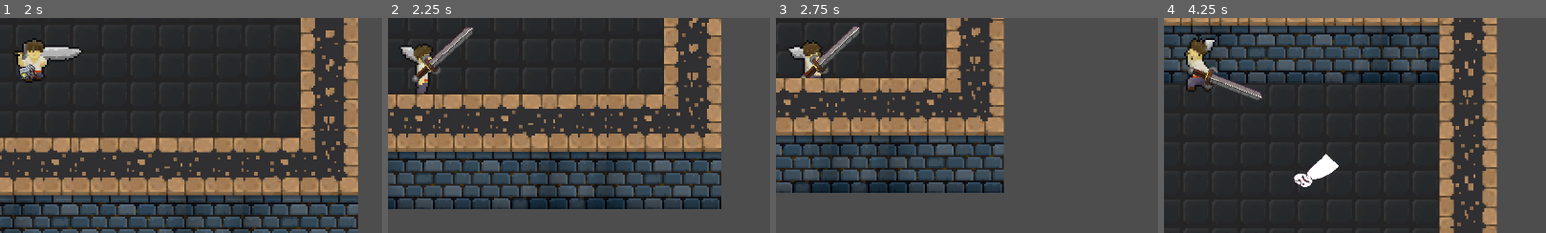
Above: before the commit, frames 1-4 (left to right).
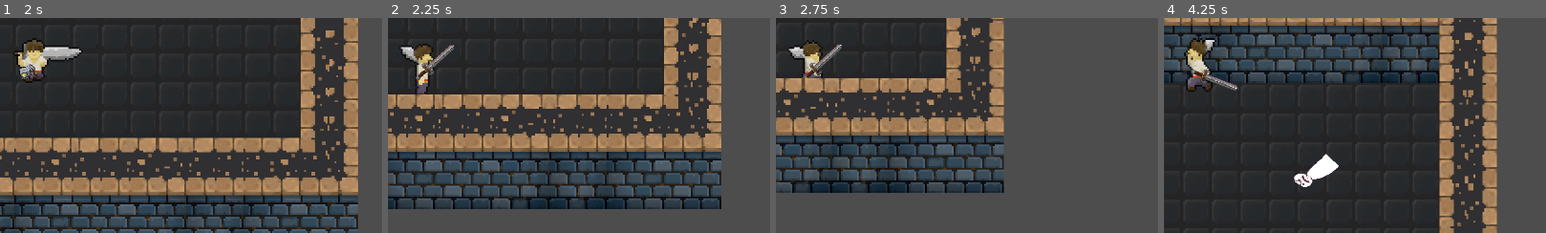
Above: after the commit, the same moments.

Repository: yeahright03/souls-like-game
Game: Godot game, scene res://scenes/game.tscn
Same seed, same stepped clock (60 frames per second), same inputs: the game is played once before the commit and once after it.
Inputs (mouse positions are % of the whole screen's width and height, from its top left):
- Up to frame 1 (2 s): move the mouse to (72, 45) at 0.52 s; hold D (moveRight) 0.53-1.28 s; tap Shift (moveDodge) at 0.6 s; move the mouse to (30, 55) at 1.27 s; hold S (moveDown) from 1.28 s (still down); click (30, 55) at 1.35 s
- Up to frame 2 (2.25 s): move the mouse to (60, 28) at 2.02 s; release S (moveDown) at 2.03 s; hold D (moveRight) from 2.03 s (still down); tap Q (weaponSwitch) at 2.1 s
- Up to frame 3 (2.75 s): keep holding D (moveRight)
- Up to frame 4 (4.25 s): move the mouse to (45, 70) at 2.77 s; release D (moveRight) at 2.78 s; hold W (moveUp) 2.78-3.53 s; tap Shift (moveDodge) at 2.85 s; move the mouse to (80, 65) at 3.52 s; hold A (moveLeft) from 3.53 s (still down); click (80, 65) at 3.6 s
The pictures show only the part of the screen within x 46-96%, y 32-82%; the shares and areas given below are measured in that part.

Frame 1 is identical in both runs. In frame 2, 0.7% of the frame differs, in the area x 6-23%, y 4-30%; in frame 3, 0.7%; in frame 4, 0.8%, in the area x 6-26%, y 22-39%.

Commit message:
update sword.tscn
changed size and hitbox

Diff:
--- a/player/sword.tscn
+++ b/player/sword.tscn
@@ -4,15 +4,16 @@
 [ext_resource type="Texture2D" uid="uid://dn8lwrfpd6iq5" path="res://textures/sword-prototype-longer.png" id="2_3oxjh"]
 
 [sub_resource type="CapsuleShape2D" id="CapsuleShape2D_s3grw"]
-radius = 5.0
+radius = 3.0
+height = 20.0
 
 [node name="sword" type="Node2D"]
 script = ExtResource("1_hv1tj")
 
 [node name="Sprite2D" type="Sprite2D" parent="."]
-position = Vector2(10, 14)
+position = Vector2(6, 9)
 rotation = 0.785398
-scale = Vector2(0.68, 0.68)
+scale = Vector2(0.43, 0.43)
 texture = ExtResource("2_3oxjh")
 
 [node name="meleeSwingArea" type="Area2D" parent="."]
@@ -20,8 +21,9 @@
 collision_mask = 6
 
 [node name="CollisionShape2D" type="CollisionShape2D" parent="meleeSwingArea"]
-position = Vector2(23, 0)
+position = Vector2(14, -2.50111e-12)
 rotation = 1.5708
+scale = Vector2(0.999989, 1.01515)
 shape = SubResource("CapsuleShape2D_s3grw")
 
 [connection signal="body_entered" from="meleeSwingArea" to="." method="_on_melee_swing_area_body_entered"]
